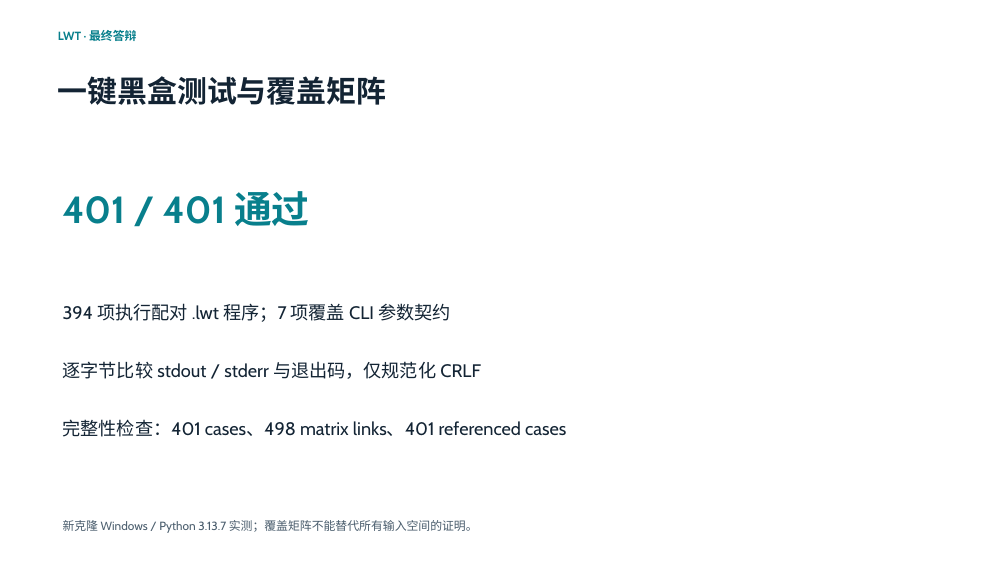
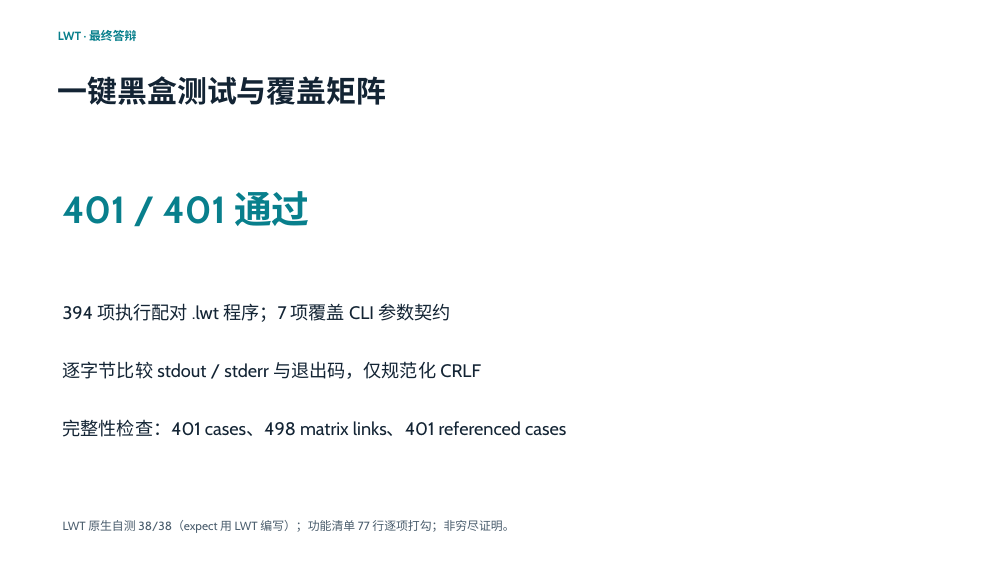
Before and after one commit to 05T1925/Interpreted-general-purpose-scripting-language-LWT, a slide deck: slide 6 of slides/LWT介绍.pptx. Drawn at 1008x567 pixels with LibreOffice and Linux fonts; fonts in the diff are those of the drawing. Boxes give left, top, right and bottom in pixels: in the first picture for what was removed or moved away, otherwise in the second. Text is boxed around its words. In the diff, an @@ line names an element or a change of style, - is before the commit and + after.

```diff
--- a/slides/LWT介绍.pptx
+++ b/slides/LWT介绍.pptx
@@ text at bbox=[63, 520, 514, 533]: text changed @@
-新克隆 Windows / Python 3.13.7 实测；覆盖矩阵不能替代所有输入空间的证明。
+LWT 原生自测 38/38（expect 用 LWT 编写）；功能清单 77 行逐项打勾；非穷尽证明。
```
Also in this commit, not shown: 6 other slides changed, 12 other files.
